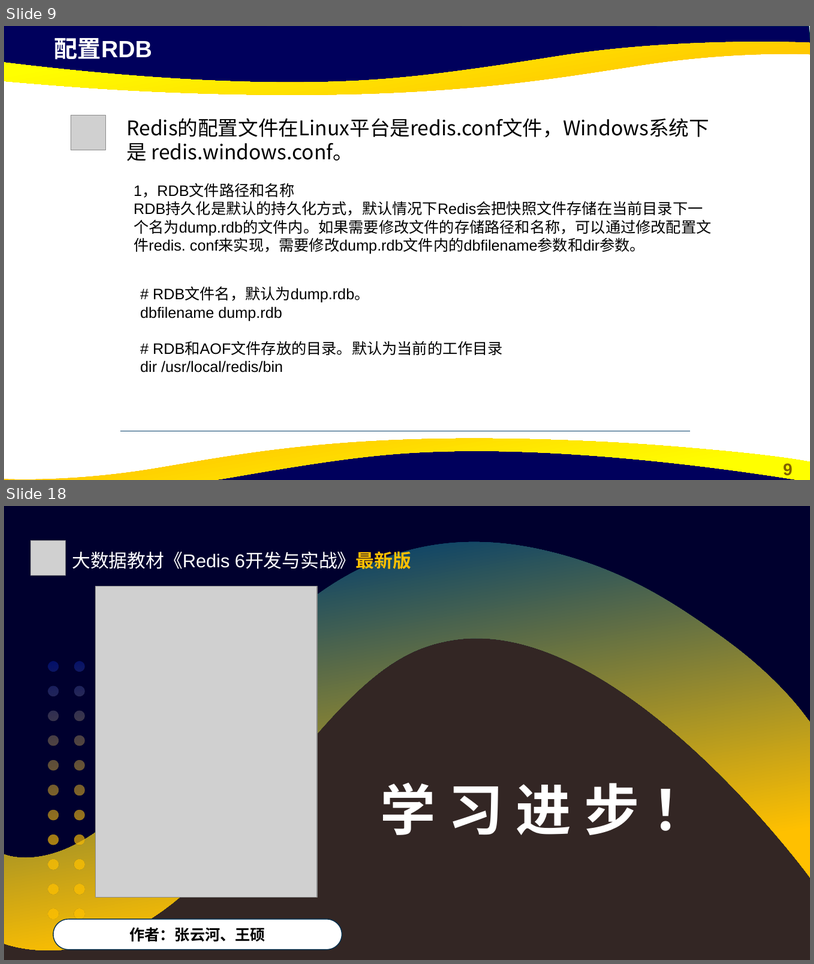
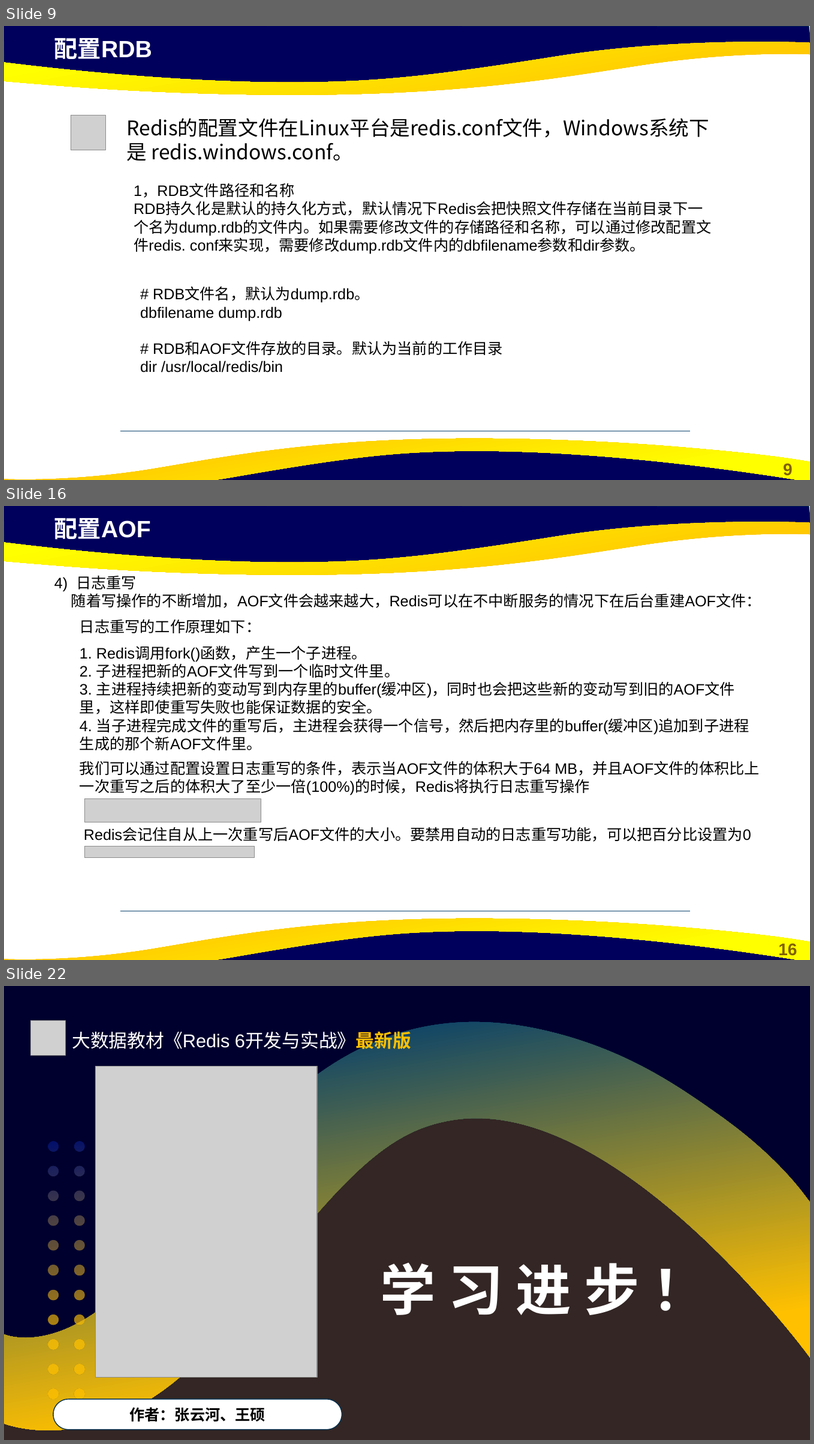
Before and after one commit to cxinping/Redis, a slide deck: ppt/第5章 Redis缓存持久化.pptx. Shown one above the other, each under a label of ours: slides 9 and 18 before the commit, slides 9, 16 and 22 after it; the slides between them are not shown. The pictures are 814x964 and 814x1444 pixels, drawn with LibreOffice and Linux fonts; fonts in the diff are those of the drawing; grey boxes stand for pictures; background and template pictures are left out. Boxes give left, top, right and bottom in pixels: in the first picture for what was removed or moved away, otherwise in the second. Text is boxed around its words. In the diff, an @@ line names an element or a change of style, - is before the commit and + after.

```diff
--- a/ppt/第5章 Redis缓存持久化.pptx
+++ b/ppt/第5章 Redis缓存持久化.pptx
@@ slide 16 added at bbox=[4, 506, 810, 960], background #FFFFFF; not listed: 5 template elements that a slide beside it also shows @@
@@ text added at bbox=[54, 518, 151, 540], 28 pt, text #FFFFFF, bold @@
+配置AOF
@@ text added at bbox=[54, 575, 762, 608], 18 pt, text #000000 @@
+4) 日志重写
+随着写操作的不断增加，AOF文件会越来越大，Redis可以在不中断服务的情况下在后台重建AOF文件：
@@ freeform shape added at bbox=[88, 588, 105, 603], fill #FFFFFF @@
@@ text added at bbox=[80, 619, 261, 633], 18 pt, text #000000 @@
+日志重写的工作原理如下：
@@ freeform shape added at bbox=[90, 622, 104, 639], fill #FFFFFF @@
@@ text added at bbox=[80, 646, 750, 750], 18 pt, text #000000 @@
+1. Redis调用fork()函数，产生一个子进程。 2. 子进程把新的AOF文件写到一个临时文件里。 3. 主进程持续把新的变动写到内存里的buffer(缓冲区)，同时也会把这些新的变动写到旧的AOF文件里，这样即使重写失败也能保证数据的安全。 4. 当子进程完成文件的重写后，主进程会获得一个信号，然后把内存里的buffer(缓冲区)追加到子进程生成的那个新AOF文件里。
@@ text added at bbox=[80, 760, 760, 795], 18 pt, text #000000 @@
+我们可以通过配置设置日志重写的条件，表示当AOF文件的体积大于64 MB，并且AOF文件的体积比上一次重写之后的体积大了至少一倍(100%)的时候，Redis将执行日志重写操作
@@ picture added at bbox=[85, 798, 262, 822] @@
@@ text added at bbox=[84, 827, 752, 841], 18 pt, text #000000 @@
+Redis会记住自从上一次重写后AOF文件的大小。要禁用自动的日志重写功能，可以把百分比设置为0
@@ picture added at bbox=[85, 846, 254, 858] @@
@@ line added from (121, 911) to (690, 911), #07416B 0.5 pt @@
@@ what was slide 18 is now slide 22 @@
```
Also in this commit, not shown: 2 slides changed, 9 other slides added, 6 slides removed, 1 other file.
